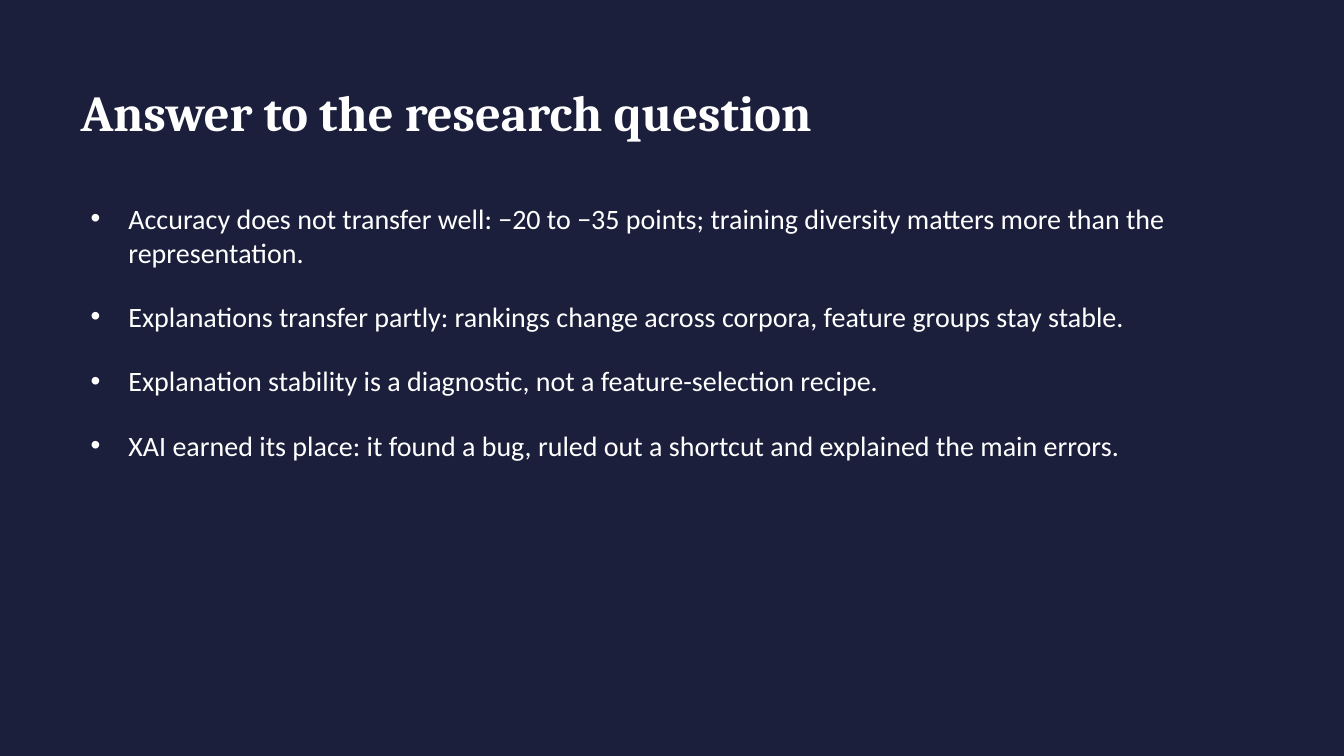
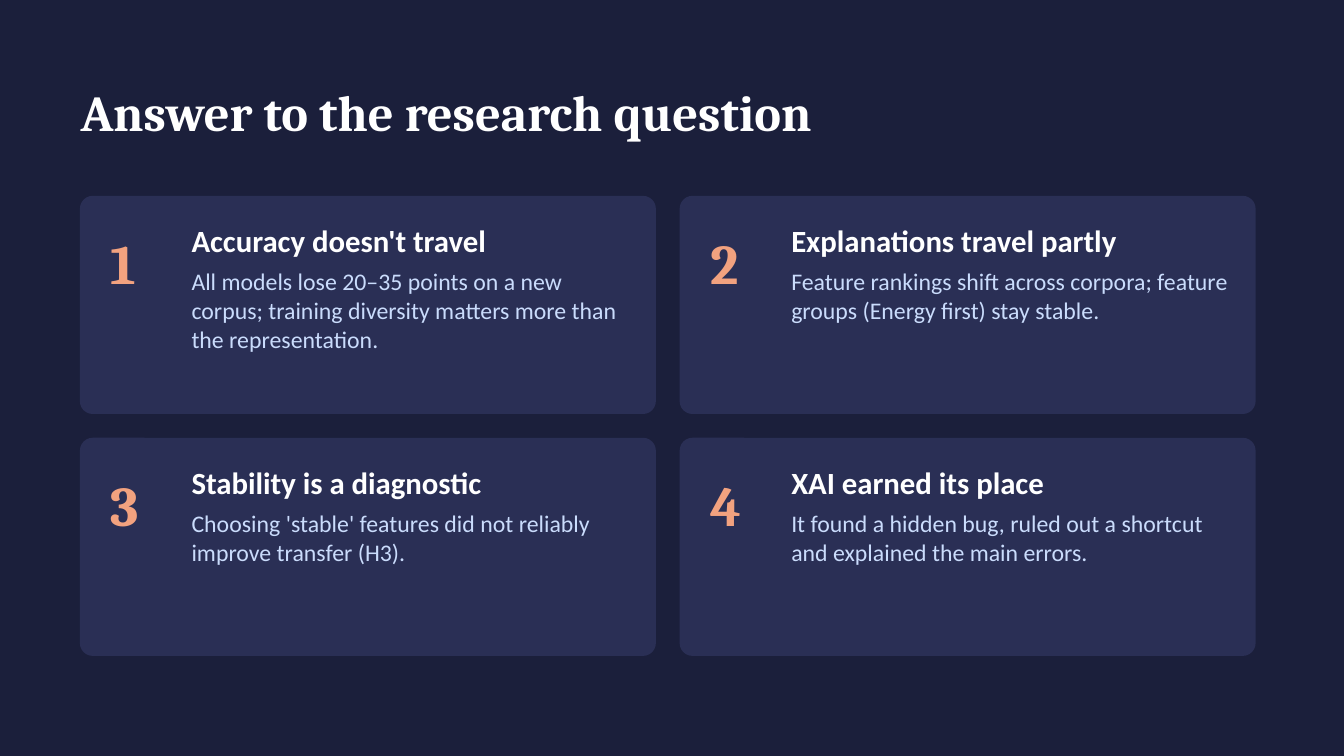
Before and after one commit to shreyashsp25/lucid-speech-emotion-xai, a slide deck: slide 21 of report/Lucid_Final_Presentation.pptx (slide 17 before the commit). Drawn at 1344x756 pixels with LibreOffice and Linux fonts; fonts in the diff are those of the drawing. Boxes give left, top, right and bottom in pixels: in the first picture for what was removed or moved away, otherwise in the second. Text is boxed around its words. In the diff, an @@ line names an element or a change of style, - is before the commit and + after.

```diff
--- a/report/Lucid_Final_Presentation.pptx
+++ b/report/Lucid_Final_Presentation.pptx
@@ rounded rectangle added at (x1=81, y1=197, x2=655, y2=413), fill #2A2F55, outline #2A2F55 1 pt @@
@@ text removed at (x1=128, y1=209, x2=1164, y2=461) @@
-• Accuracy does not transfer well: −20 to −35 points; training diversity matters more than the representation.
-• Explanations transfer partly: rankings change across corpora, feature groups stay stable.
-• Explanation stability is a diagnostic, not a feature-selection recipe.
-• XAI earned its place: it found a bug, ruled out a shortcut and explained the main errors.
@@ rounded rectangle added at (x1=681, y1=197, x2=1255, y2=413), fill #2A2F55, outline #2A2F55 1 pt @@
@@ text added at (x1=192, y1=230, x2=616, y2=352), 17 pt, text #CADCFC @@
+Accuracy doesn't travel
+All models lose 20–35 points on a new corpus; training diversity matters more than the representation.
@@ text added at (x1=791, y1=230, x2=1227, y2=323), 17 pt, text #CADCFC @@
+Explanations travel partly
+Feature rankings shift across corpora; feature groups (Energy first) stay stable.
@@ text added at (x1=111, y1=246, x2=137, y2=284), 40 pt, text #F2A27F, bold @@
+1
@@ text added at (x1=711, y1=246, x2=739, y2=284), 40 pt, text #F2A27F, bold @@
+2
@@ rounded rectangle added at (x1=81, y1=439, x2=655, y2=655), fill #2A2F55, outline #2A2F55 1 pt @@
@@ rounded rectangle added at (x1=681, y1=439, x2=1255, y2=655), fill #2A2F55, outline #2A2F55 1 pt @@
@@ text added at (x1=192, y1=472, x2=590, y2=565), 17 pt, text #CADCFC @@
+Stability is a diagnostic
+Choosing 'stable' features did not reliably improve transfer (H3).
@@ text added at (x1=791, y1=472, x2=1203, y2=565), 17 pt, text #CADCFC @@
+XAI earned its place
+It found a hidden bug, ruled out a shortcut and explained the main errors.
@@ text added at (x1=111, y1=488, x2=139, y2=527), 40 pt, text #F2A27F, bold @@
+3
@@ text added at (x1=711, y1=488, x2=742, y2=526), 40 pt, text #F2A27F, bold @@
+4
```
Also in this commit, not shown: 15 other slides changed, 5 slides added.
